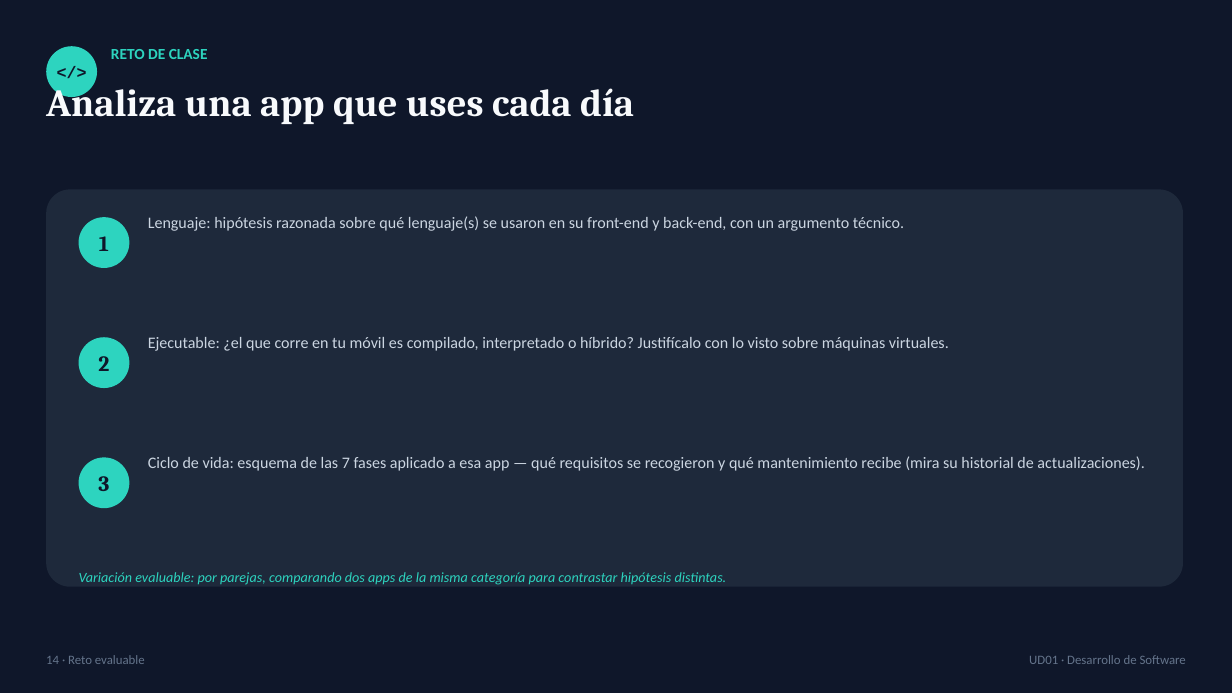
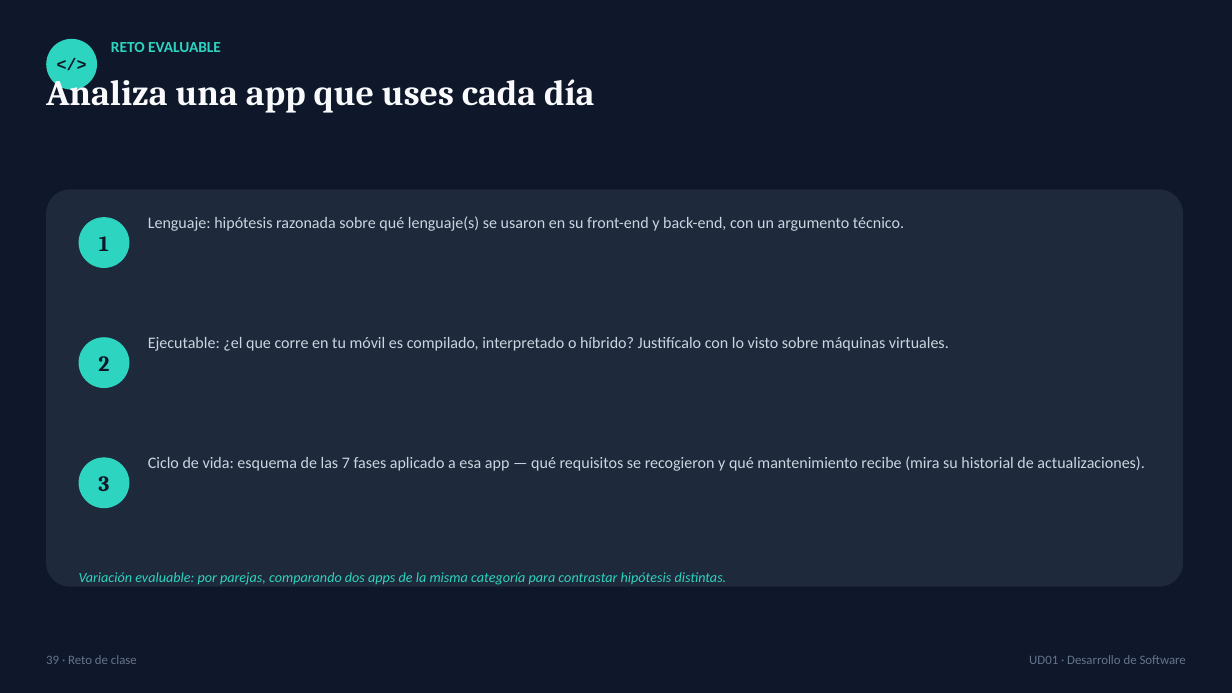
Before and after one commit to noelsueca-coder/temario-lmsgi-ede, a slide deck: slide 39 of EDE/UD01-Desarrollo-Software/UD01_EDE_Desarrollo_Software.pptx (slide 14 before the commit). Drawn at 1232x693 pixels with LibreOffice and Linux fonts; fonts in the diff are those of the drawing. Boxes give left, top, right and bottom in pixels: in the first picture for what was removed or moved away, otherwise in the second. Text is boxed around its words. In the diff, an @@ line names an element or a change of style, - is before the commit and + after.

```diff
--- a/EDE/UD01-Desarrollo-Software/UD01_EDE_Desarrollo_Software.pptx
+++ b/EDE/UD01-Desarrollo-Software/UD01_EDE_Desarrollo_Software.pptx
@@ ellipse moved from (x1=46, y1=46, x2=97, y2=97) to (x1=46, y1=39, x2=97, y2=90) @@
@@ text "</>" moved from (x1=46, y1=46, x2=97, y2=97) to (x1=46, y1=39, x2=97, y2=90) @@
@@ text at (x1=111, y1=42, x2=221, y2=52): text changed @@
-RETO DE CLASE
+RETO EVALUABLE
@@ text "Analiza una app que uses ..." moved from (x1=46, y1=82, x2=634, y2=124) to (x1=46, y1=72, x2=594, y2=113) @@
@@ text "Analiza una app que uses ..." at (x1=46, y1=72, x2=594, y2=113): size 30 to 28 pt @@
@@ text at (x1=46, y1=655, x2=137, y2=664): text changed @@
-14 · Reto evaluable
+39 · Reto de clase
```
Also in this commit, not shown: 8 other slides changed, 31 slides added, 6 slides removed, 2 other files.
